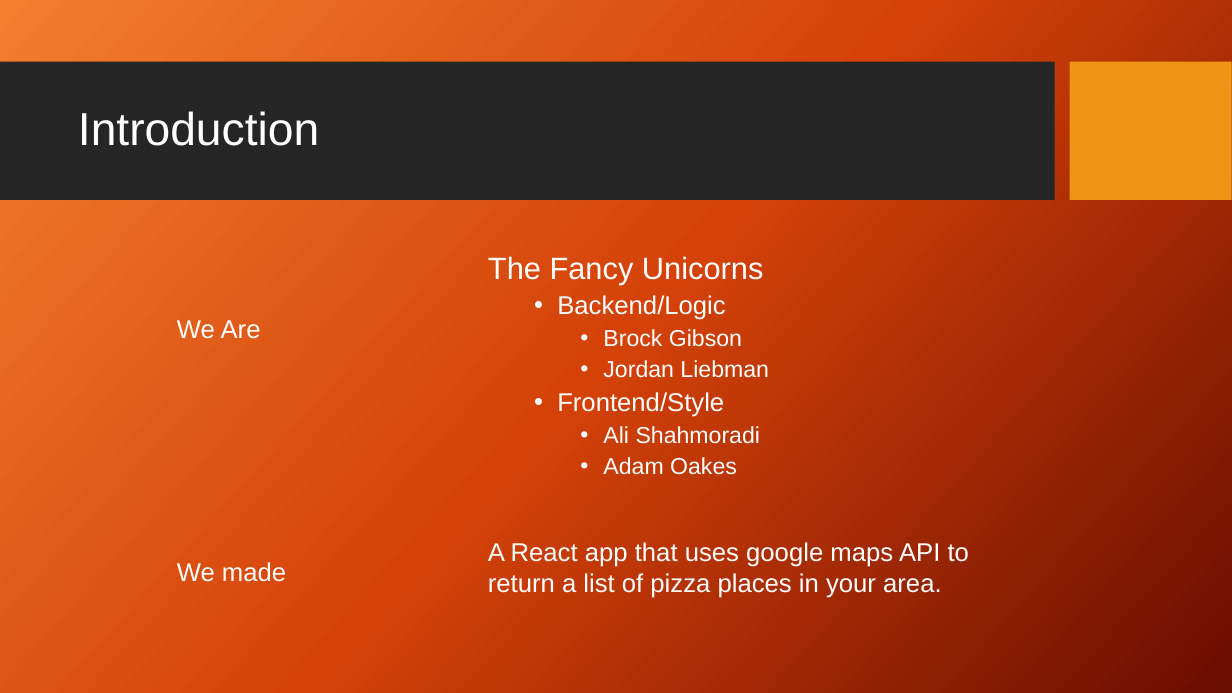
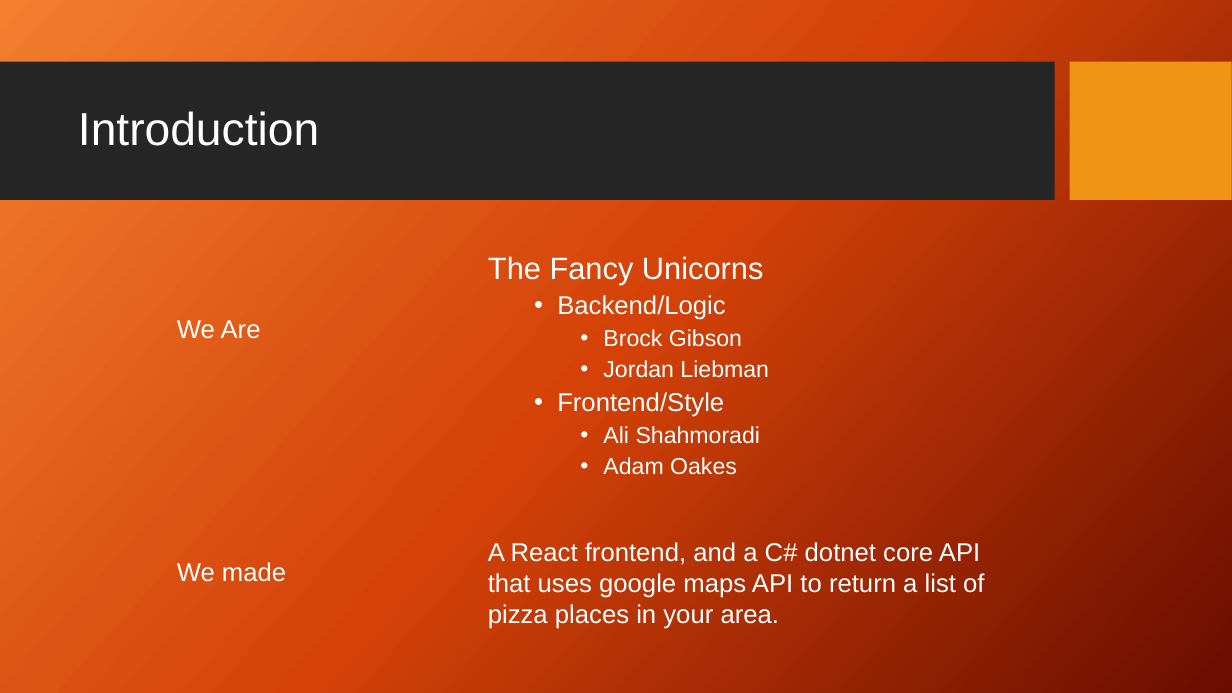
Before and after one commit to Brock-Gibson/Pizza-Now, a slide deck: slide 2 of Presentation/PizzaNow.pptx. Drawn at 1232x693 pixels with LibreOffice and Linux fonts; fonts in the diff are those of the drawing; background and template pictures are left out. Boxes give left, top, right and bottom in pixels: in the first picture for what was removed or moved away, otherwise in the second. Text is boxed around its words. In the diff, an @@ line names an element or a change of style, - is before the commit and + after.

```diff
--- a/Presentation/PizzaNow.pptx
+++ b/Presentation/PizzaNow.pptx
@@ text at (488,542,984,629): text changed @@
-A React app that uses google maps API to return a list of pizza places in your area.
+A React frontend, and a C# dotnet core API that uses google maps API to return a list of pizza places in your area.
```
Also in this commit, not shown: 10 other slides changed.
